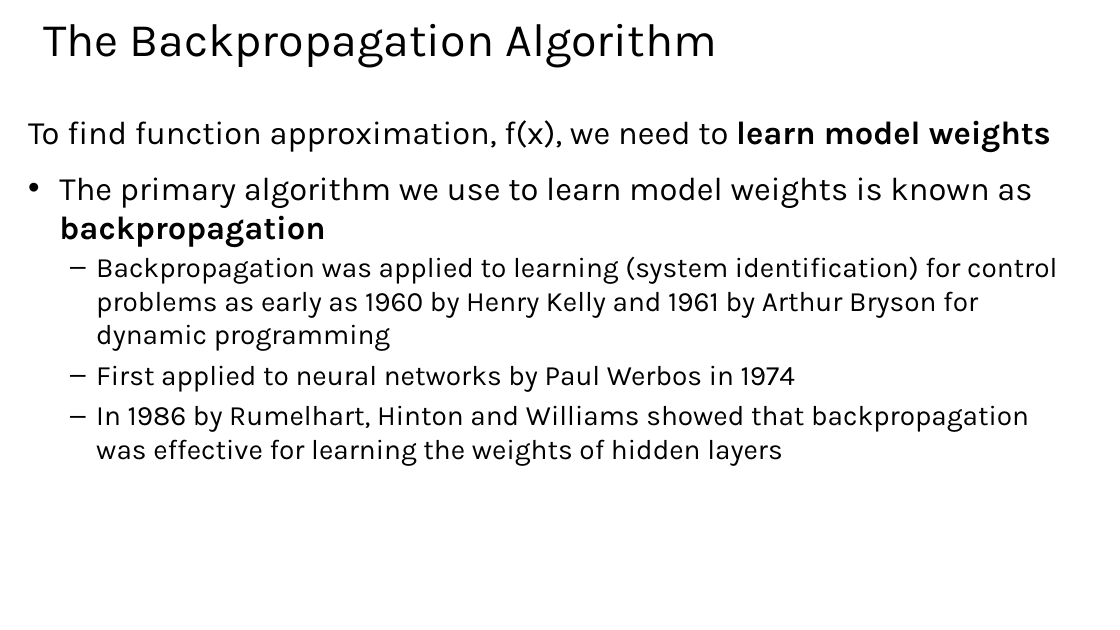
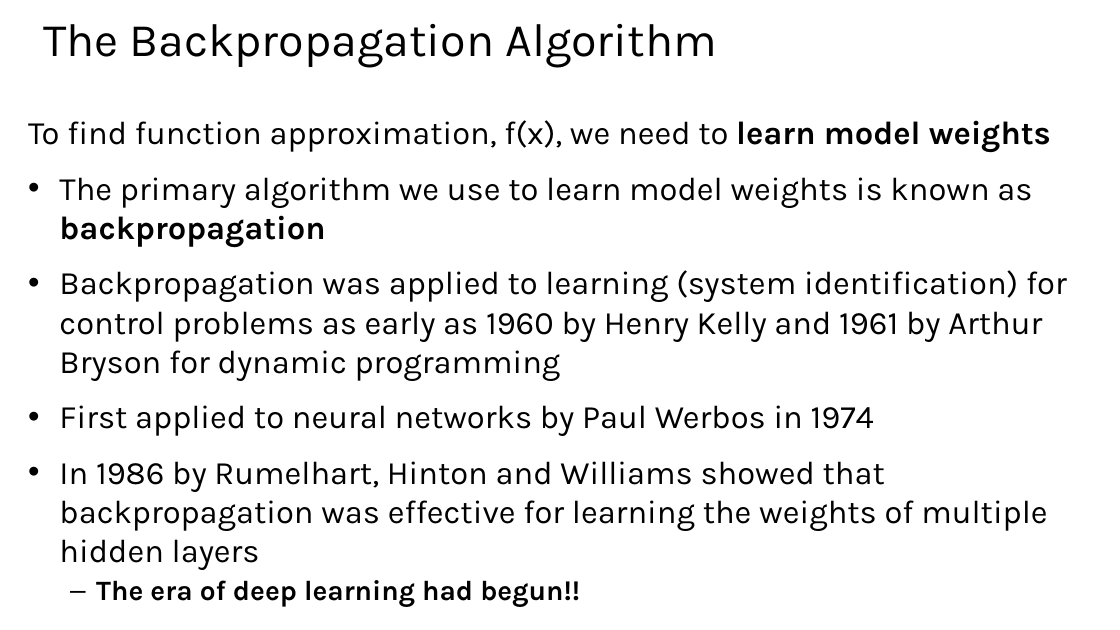
Before and after one commit to StephenElston/CSCI-E25, a slide deck: slide 24 of Slides/5_BuildingBlocksOfDeepLearning.pptx. Drawn at 1120x630 pixels with LibreOffice and Linux fonts; fonts in the diff are those of the drawing. Boxes give left, top, right and bottom in pixels: in the first picture for what was removed or moved away, otherwise in the second. Text is boxed around its words. In the diff, an @@ line names an element or a change of style, - is before the commit and + after.

```diff
--- a/Slides/5_BuildingBlocksOfDeepLearning.pptx
+++ b/Slides/5_BuildingBlocksOfDeepLearning.pptx
@@ text at (59,270,1067,436): size 24 to 28 pt in "Backpropagation was applied to learning (system identificati ...", "First applied to neural networks by Paul ..."; bullet – to •; list level 2 to 1 in "Backpropagation was applied to learning ..."; list level 2 to 1 in "First applied to neural networks ..." @@
@@ text at (59,461,1047,607): text changed; size 24 to 28 pt @@
-  – In 1986 by Rumelhart, Hinton and Williams showed that backpropagation was effective for learning the weights of hidden layers
+• In 1986 by Rumelhart, Hinton and Williams showed that backpropagation was effective for learning the weights of multiple hidden layers
+  – The era of deep learning had begun!!
```
Also in this commit, not shown: 22 other slides changed.
